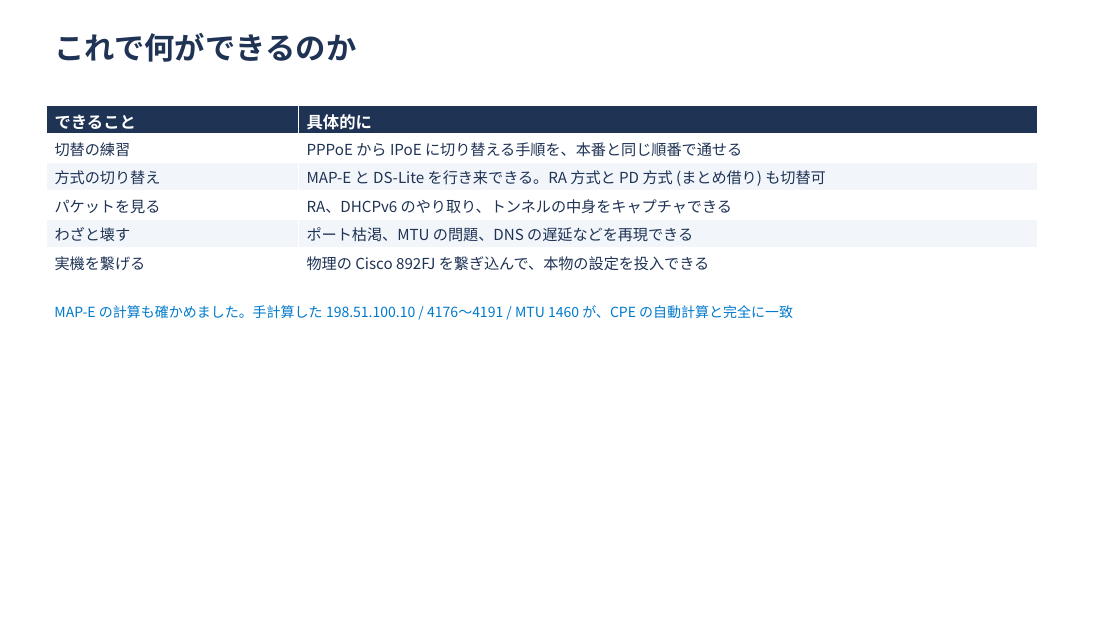
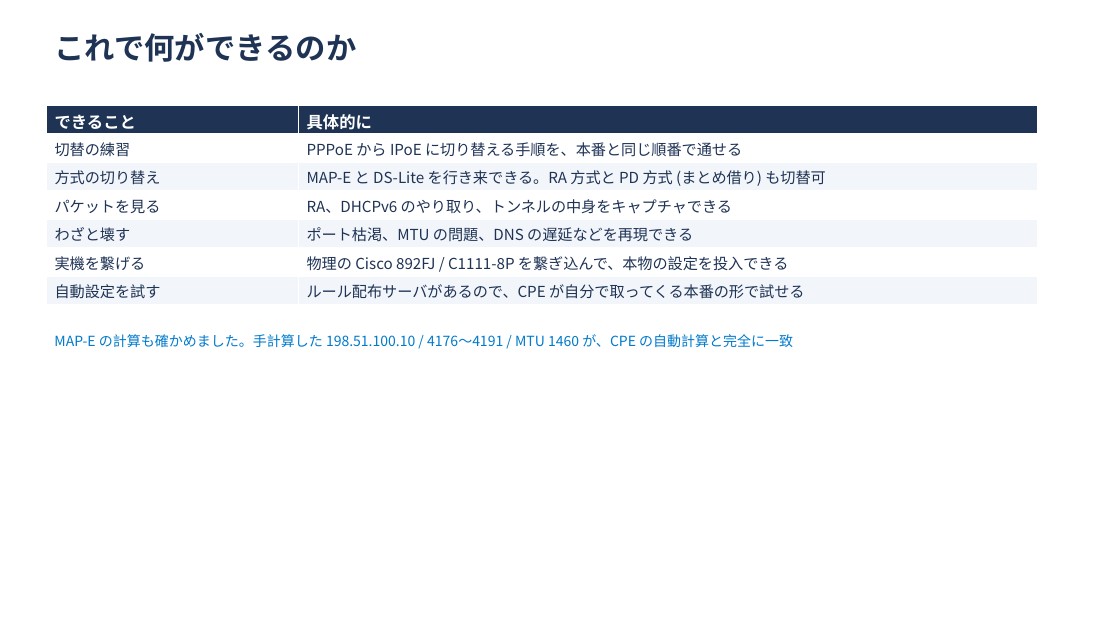
Before and after one commit to ginchankawaii/claude-code-book-template, a slide deck: slide 39 of docs/ipoe-lab/slides/setsumeikai.pptx (slide 38 before the commit). Drawn at 1120x630 pixels with LibreOffice and Linux fonts; fonts in the diff are those of the drawing. Boxes give left, top, right and bottom in pixels: in the first picture for what was removed or moved away, otherwise in the second. Text is boxed around its words. In the diff, an @@ line names an element or a change of style, - is before the commit and + after.

```diff
--- a/docs/ipoe-lab/slides/setsumeikai.pptx
+++ b/docs/ipoe-lab/slides/setsumeikai.pptx
@@ table at [46,105,1038,305] @@
-row 6: 実機を繋げる | 物理の Cisco 892FJ を繋ぎ込んで、本物の設定を投入できる
+row 6: 実機を繋げる | 物理の Cisco 892FJ / C1111-8P を繋ぎ込んで、本物の設定を投入できる
+row 7: 自動設定を試す | ルール配布サーバがあるので、CPE が自分で取ってくる本番の形で試せる
@@ text "MAP-E の計算も確かめました。手計算した 198.51.100.10 / 4176〜4191 ...": place and size @@
-text "MAP-E の計算も確かめました。手計算した 198.51.100.10 / 4176〜4191 ..." at [54,305,793,318]
+text "MAP-E の計算も確かめました。手計算した 198.51.100.10 / 4176〜4191 ..." at [54,334,793,347]
```
Also in this commit, not shown: 5 other slides changed, 3 slides added, 2 other files.
